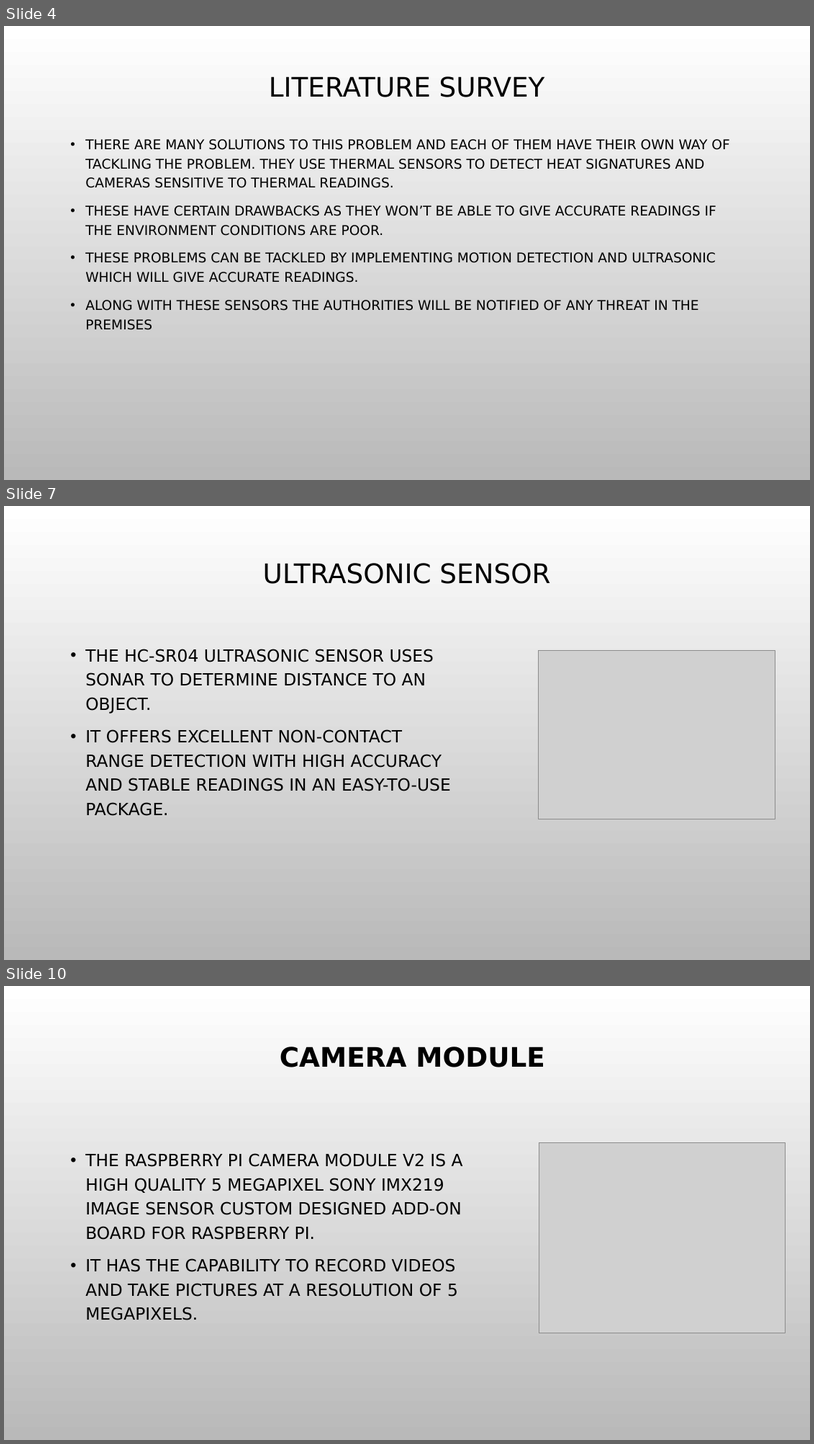
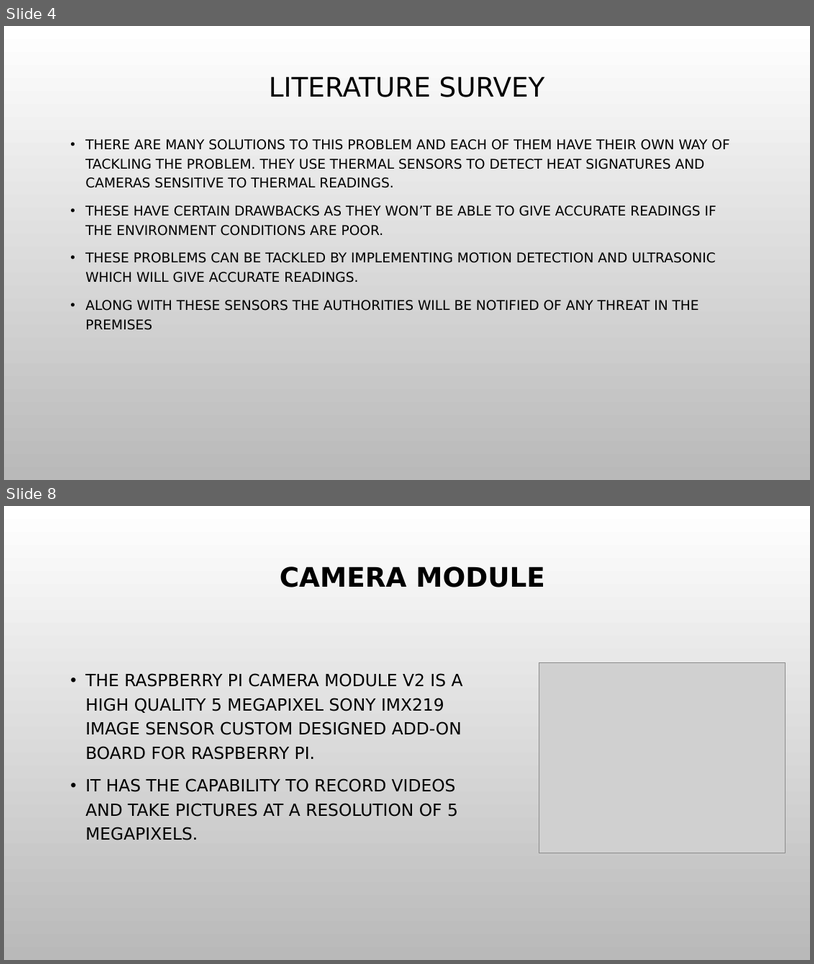
Before and after one commit to vijaykumarrpai/mca-code, a slide deck: 4th Sem/IOT/Alligator.pptx. Shown one above the other, each under a label of ours: slides 4, 7 and 10 before the commit, slides 4 and 8 after it; the slides between them are not shown. The pictures are 814x1444 and 814x964 pixels, drawn with LibreOffice and Linux fonts; fonts in the diff are those of the drawing; grey boxes stand for pictures; background and template pictures are left out. Boxes give left, top, right and bottom in pixels: in the first picture for what was removed or moved away, otherwise in the second. Text is boxed around its words. In the diff, an @@ line names an element or a change of style, - is before the commit and + after.

```diff
--- a/4th Sem/IOT/Alligator.pptx
+++ b/4th Sem/IOT/Alligator.pptx
@@ slide 7 removed at (4,506,810,960), background picture (left out) @@
@@ title removed at (263,563,550,584) @@
-ULTRASONIC SENSOR
@@ text removed at (85,649,451,816) @@
-• THE HC-SR04 ULTRASONIC SENSOR USES SONAR TO DETERMINE DISTANCE TO AN OBJECT.
-• IT OFFERS EXCELLENT NON-CONTACT RANGE DETECTION WITH HIGH ACCURACY AND STABLE READINGS IN AN EASY-TO-USE PACKAGE.
@@ picture removed at (539,650,775,818) @@
@@ what was slide 10 is now slide 8 @@
```
Also in this commit, not shown: 3 slides changed, 2 slides added, 2 other slides removed, 5 other files.
